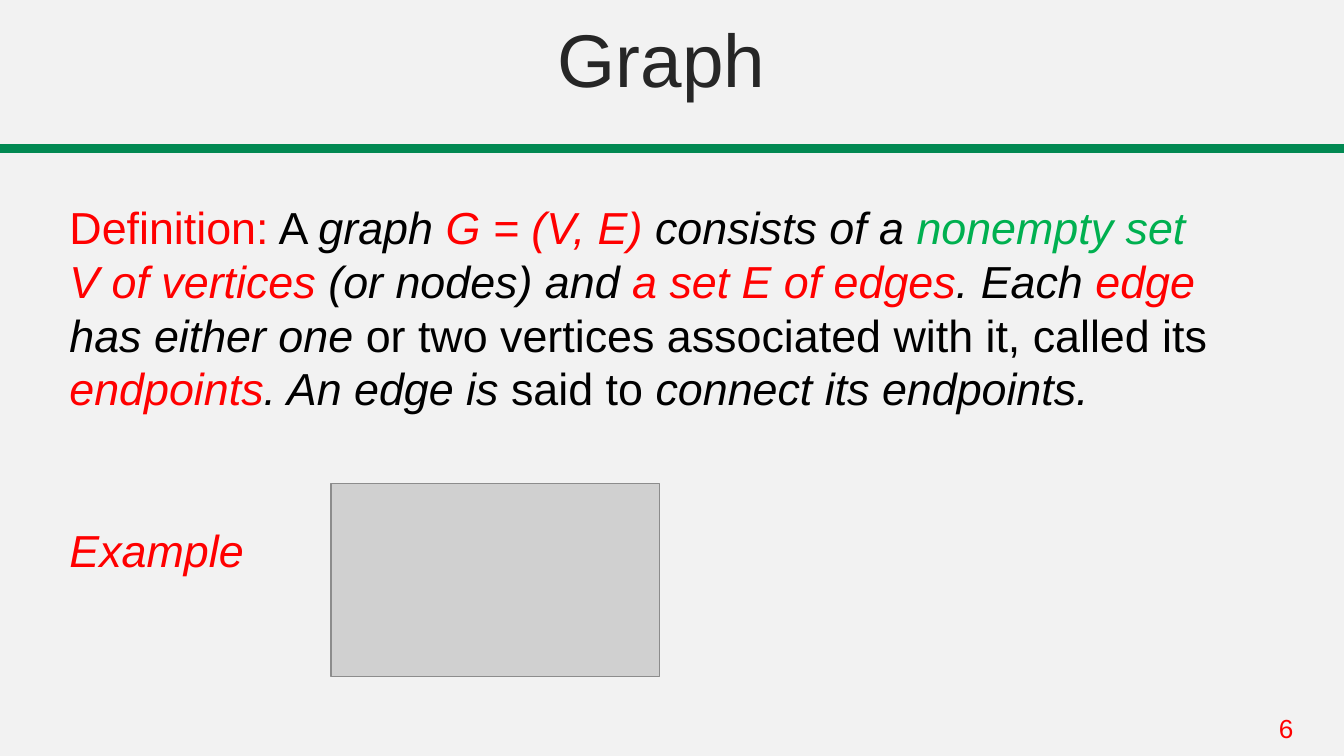
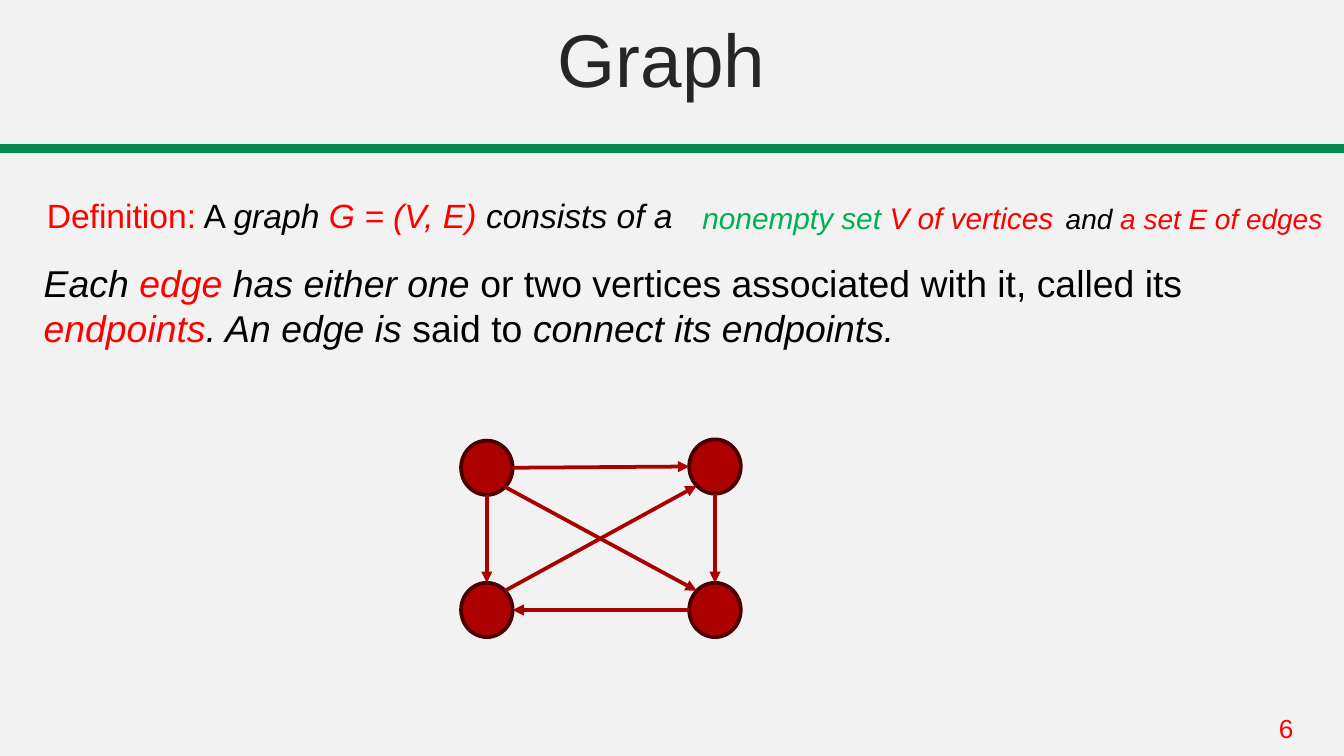
Before and after one commit to abrarhasan3/Green-Uni-All-Academic-Content, a slide deck: slide 6 of CSE 101 Discrete Mathematics/Lecture 26-30 Graph Tree.pptx. Drawn at 1344x756 pixels with LibreOffice and Linux fonts; fonts in the diff are those of the drawing; grey boxes stand for pictures. Boxes give left, top, right and bottom in pixels: in the first picture for what was removed or moved away, otherwise in the second. Text is boxed around its words. In the diff, an @@ line names an element or a change of style, - is before the commit and + after.

```diff
--- a/CSE 101 Discrete Mathematics/Lecture 26-30 Graph Tree.pptx
+++ b/CSE 101 Discrete Mathematics/Lecture 26-30 Graph Tree.pptx
@@ text added at (47,203,673,234), 18 pt, text #FF0000, italic @@
+Definition: A graph G = (V, E) consists of a
@@ text added at (702,207,1054,234), 16 pt, text #00B050, italic @@
+nonempty set V of vertices
@@ text added at (1066,208,1322,234), 15 pt, text #FF0000, italic @@
+and a set E of edges
@@ text at (44,270,1182,350): text changed; size 24 to 20 pt @@
-Definition: A graph G = (V, E) consists of a nonempty set V of vertices (or nodes) and a set E of edges. Each edge has either one or two vertices associated with it, called its endpoints. An edge is said to connect its endpoints.
-Example
+Each edge has either one or two vertices associated with it, called its endpoints. An edge is said to connect its endpoints.
@@ ellipse added at (461,441,512,495), fill #AD0101, outline #4C0000 2 pt @@
@@ ellipse added at (689,439,741,493), fill #AD0101, outline #4C0000 2 pt @@
@@ arrow added from (512, 468) to (689, 466), #AA0000 2 pt @@
@@ picture removed at (331,484,660,677) @@
@@ arrow added from (487, 495) to (487, 583), #AA0000 2 pt @@
@@ arrow added from (505, 487) to (696, 591), #AA0000 2 pt @@
@@ arrow added from (505, 591) to (696, 485), #AA0000 2 pt @@
@@ arrow added from (715, 493) to (715, 583), #AA0000 2 pt @@
@@ ellipse added at (461,583,512,637), fill #AD0101, outline #4C0000 2 pt @@
@@ ellipse added at (689,583,741,637), fill #AD0101, outline #4C0000 2 pt @@
@@ arrow added from (689, 610) to (512, 610), #AA0000 2 pt @@
```
Also in this commit, not shown: 3 other slides changed, 3 slides added, 12 other files.
